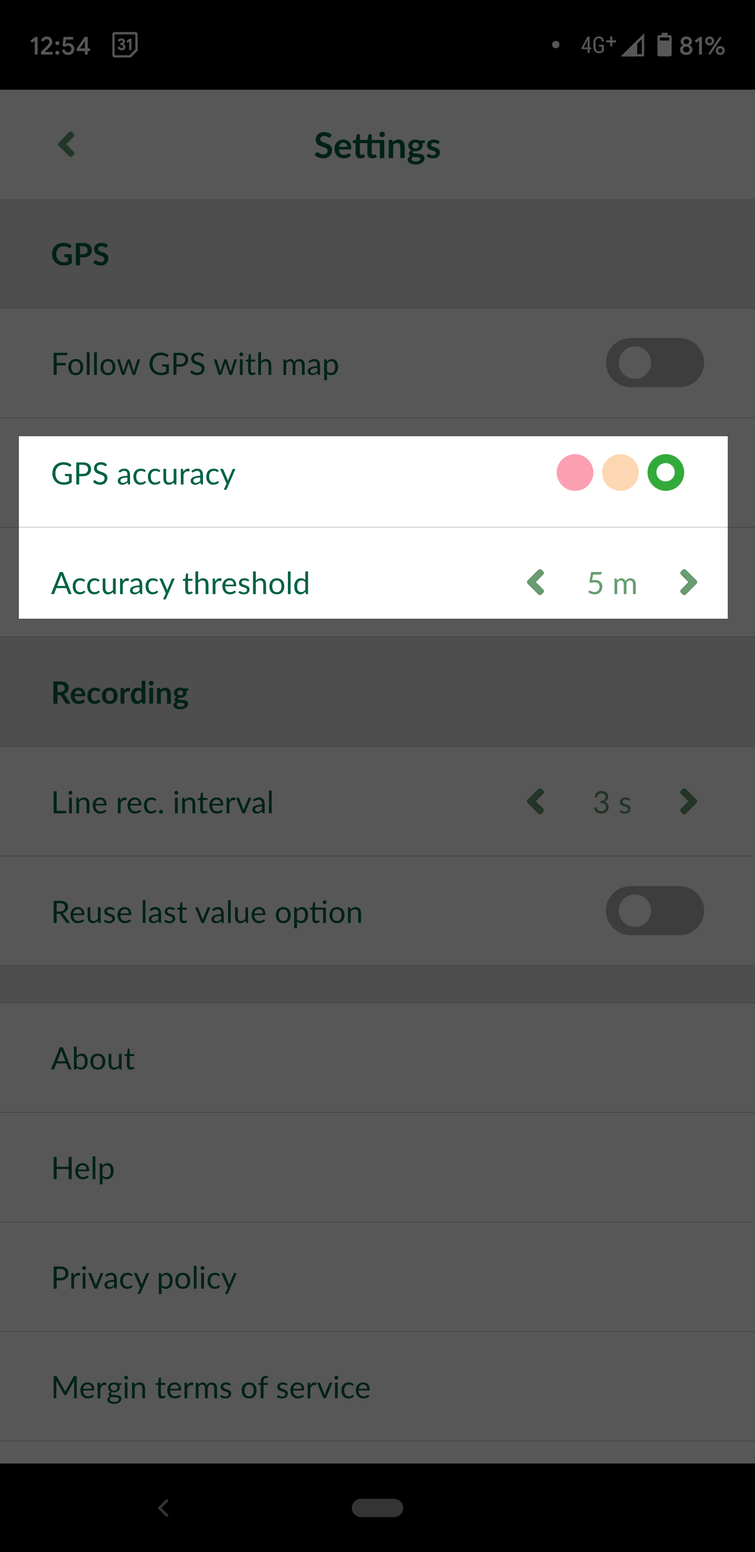
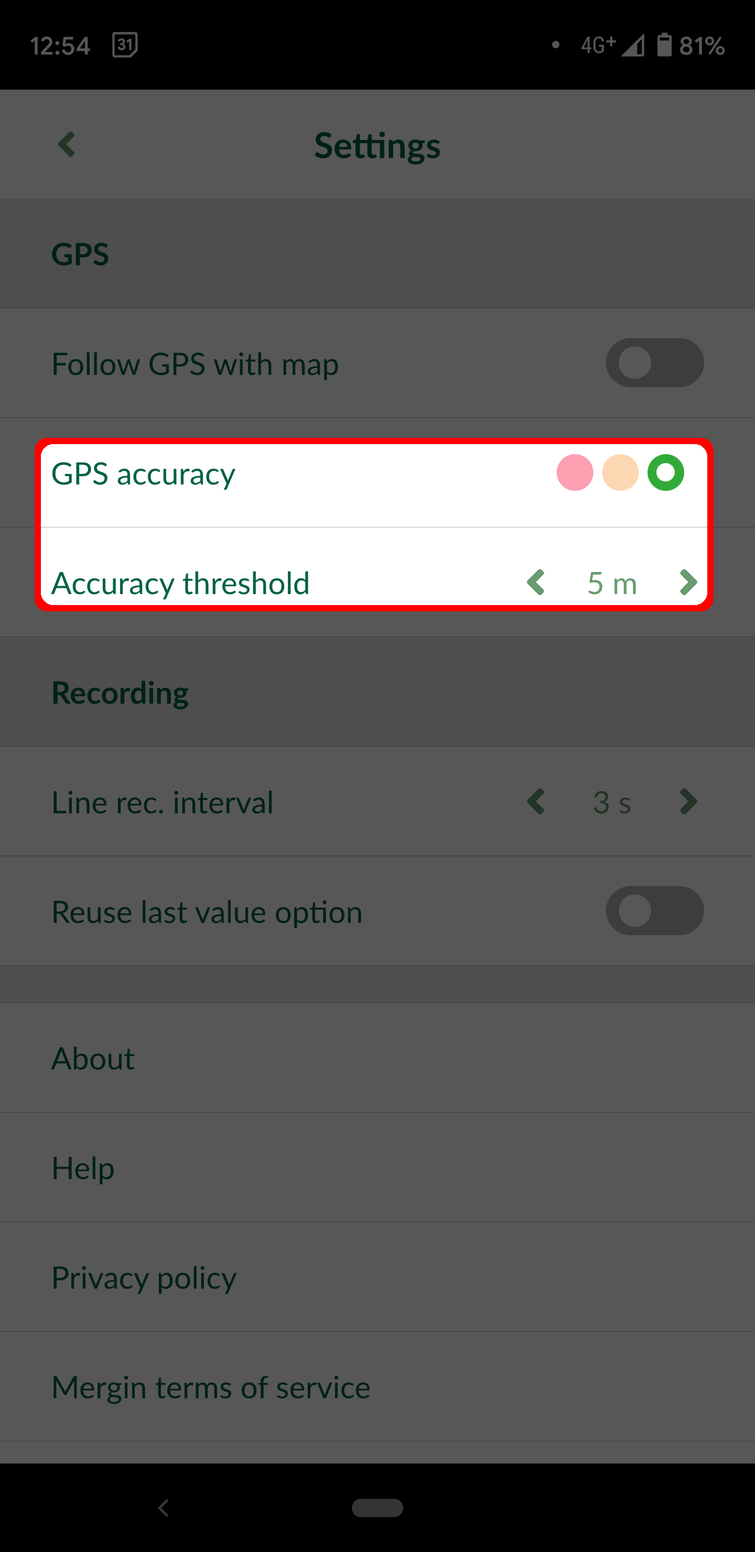
Layered file, before and after one edit (755x1552). Changes by layer:
added layer "Red" above "Black" over <box>34,437,714,612</box>
painted on "Black" over <box>18,436,728,619</box>
